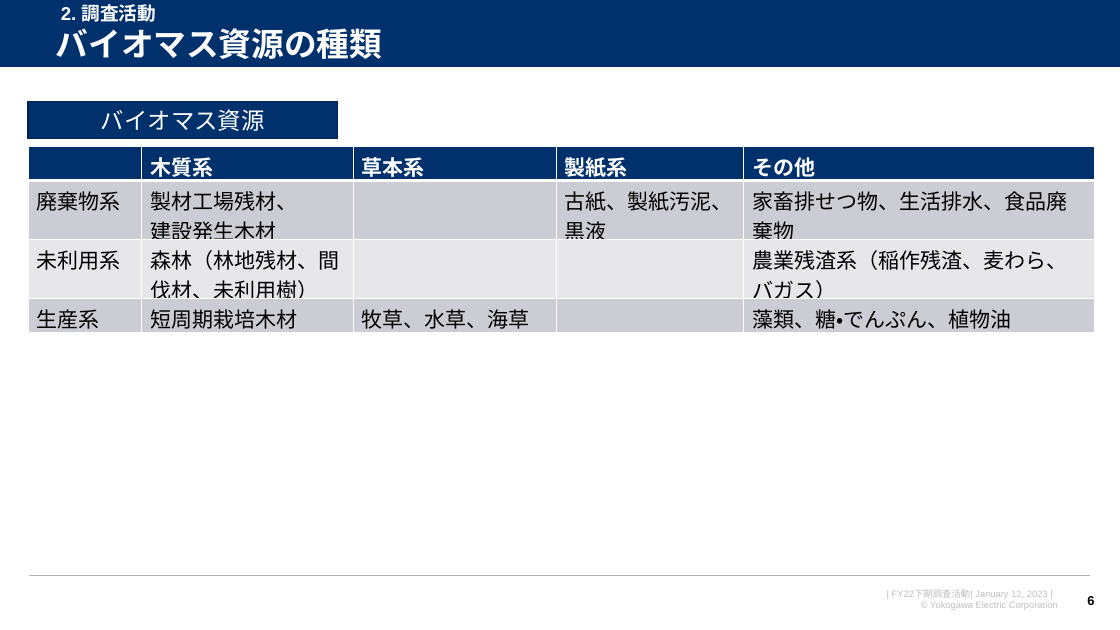
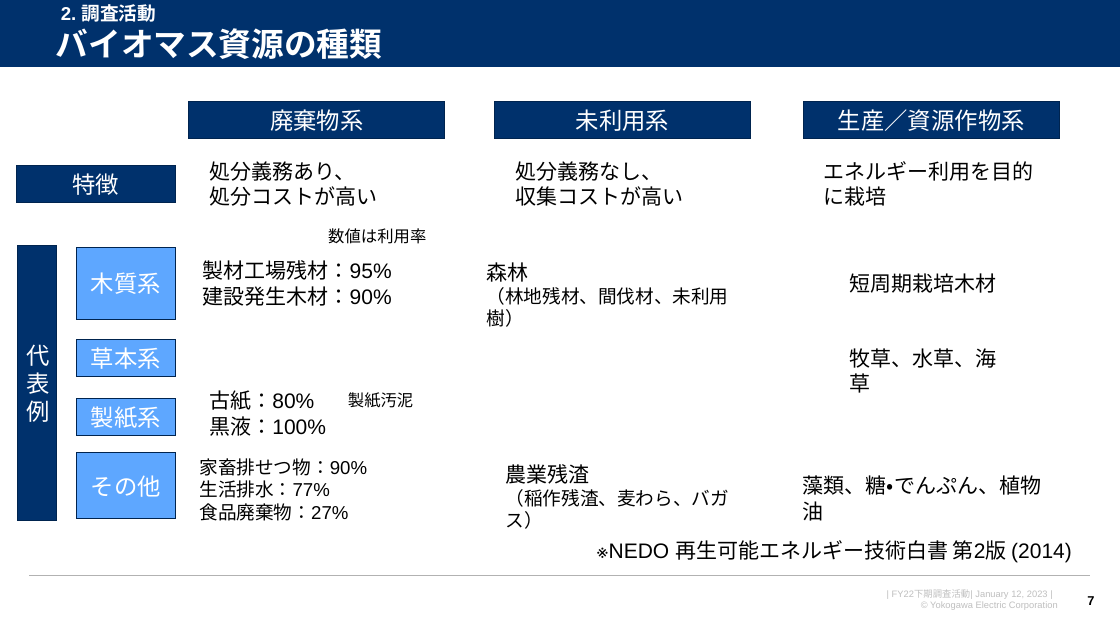
Before and after one commit to watarukumagai-git/denovo, a slide deck: slide 7 of survey_doc/230119_人工酵素設計_進捗報告_rev.0.pptx (slide 6 before the commit). Drawn at 1120x630 pixels with LibreOffice and Linux fonts; fonts in the diff are those of the drawing; background and template pictures are left out. Boxes give left, top, right and bottom in pixels: in the first picture for what was removed or moved away, otherwise in the second. Text is boxed around its words. In the diff, an @@ line names an element or a change of style, - is before the commit and + after.

```diff
--- a/survey_doc/230119_人工酵素設計_進捗報告_rev.0.pptx
+++ b/survey_doc/230119_人工酵素設計_進捗報告_rev.0.pptx
@@ rectangle "廃棄物系": place and size @@
-rectangle "廃棄物系" at [28,102,338,139]
+rectangle "廃棄物系" at [189,102,445,139]
@@ text in rectangle at [270,109,363,131]: text changed @@
-バイオマス資源
+廃棄物系
@@ rectangle added at [495,102,751,139], fill #00316C, outline #002450 1 pt, 20 pt, text #FFFFFF @@
+未利用系
@@ rectangle added at [804,102,1060,139], fill #00316C, outline #002450 1 pt, 20 pt, text #FFFFFF @@
+生産／資源作物系
@@ table removed at [28,147,1095,333], 4 rows, 5 columns @@
- | 木質系 | 草本系 | 製紙系 | その他
-廃棄物系 | 製材工場残材、 / 建設発生木材 |  | 古紙、製紙汚泥、黒液 | 家畜排せつ物、生活排水、食品廃棄物
-未利用系 | 森林（林地残材、間伐材、未利用樹） |  |  | 農業残渣系（稲作残渣、麦わら、バガス）
-生産系 | 短周期栽培木材 | 牧草、水草、海草 |  | 藻類、糖・でんぷん、植物油
@@ rectangle added at [16,166,175,202], fill #00316C, outline #002450 1 pt, 20 pt, text #FFFFFF @@
+特徴
@@ text added at [209,161,377,206], 18 pt, text #000000 @@
+処分義務あり、
+処分コストが高い
@@ text added at [515,161,683,206], 18 pt, text #000000 @@
+処分義務なし、
+収集コストが高い
@@ text added at [824,161,1034,206], 18 pt, text #000000 @@
+エネルギー利用を目的に栽培
@@ text added at [328,228,426,244], 14 pt, text #000000 @@
+数値は利用率
@@ rectangle added at [18,245,56,521], fill #00316C, outline #002450 1 pt, 20 pt, text #FFFFFF @@
+代表例
@@ rectangle added at [76,247,175,320], fill #5EA7FF, outline #002450 1 pt, 20 pt, text #FFFFFF @@
+木質系
@@ text added at [203,260,392,306], 18 pt, text #000000 @@
+製材工場残材：95%
+建設発生木材：90%
@@ text added at [487,262,729,327], 16 pt, text #000000 @@
+森林
+（林地残材、間伐材、未利用樹）
@@ text added at [850,273,997,293], 18 pt, text #000000 @@
+短周期栽培木材
@@ rectangle added at [76,339,175,376], fill #5EA7FF, outline #002450 1 pt, 20 pt, text #FFFFFF @@
+草本系
@@ text added at [850,348,997,393], 18 pt, text #000000 @@
+牧草、水草、海草
@@ rectangle added at [76,398,175,435], fill #5EA7FF, outline #002450 1 pt, 20 pt, text #FFFFFF @@
+製紙系
@@ text added at [209,390,326,436], 18 pt, text #000000 @@
+古紙：80%
+黒液：100%
@@ text added at [348,392,413,408], 14 pt, text #000000 @@
+製紙汚泥
@@ rectangle added at [76,453,175,519], fill #5EA7FF, outline #002450 1 pt, 20 pt, text #FFFFFF @@
+その他
@@ text added at [200,458,368,521], 16 pt, text #000000 @@
+家畜排せつ物：90%
+生活排水：77%
+食品廃棄物：27%
@@ text added at [506,464,729,529], 16 pt, text #000000 @@
+農業残渣
+（稲作残渣、麦わら、バガス）
@@ text added at [803,475,1041,495], 18 pt, text #000000 @@
+藻類、糖・でんぷん、植物油
@@ text added at [609,540,1072,562], 18 pt, text #000000 @@
+※NEDO 再生可能エネルギー技術白書 第2版 (2014)
@@ page number at [1087,596,1094,605]: text changed @@
-6
+7
```
Also in this commit, not shown: 2 other slides changed, 3 slides added.
